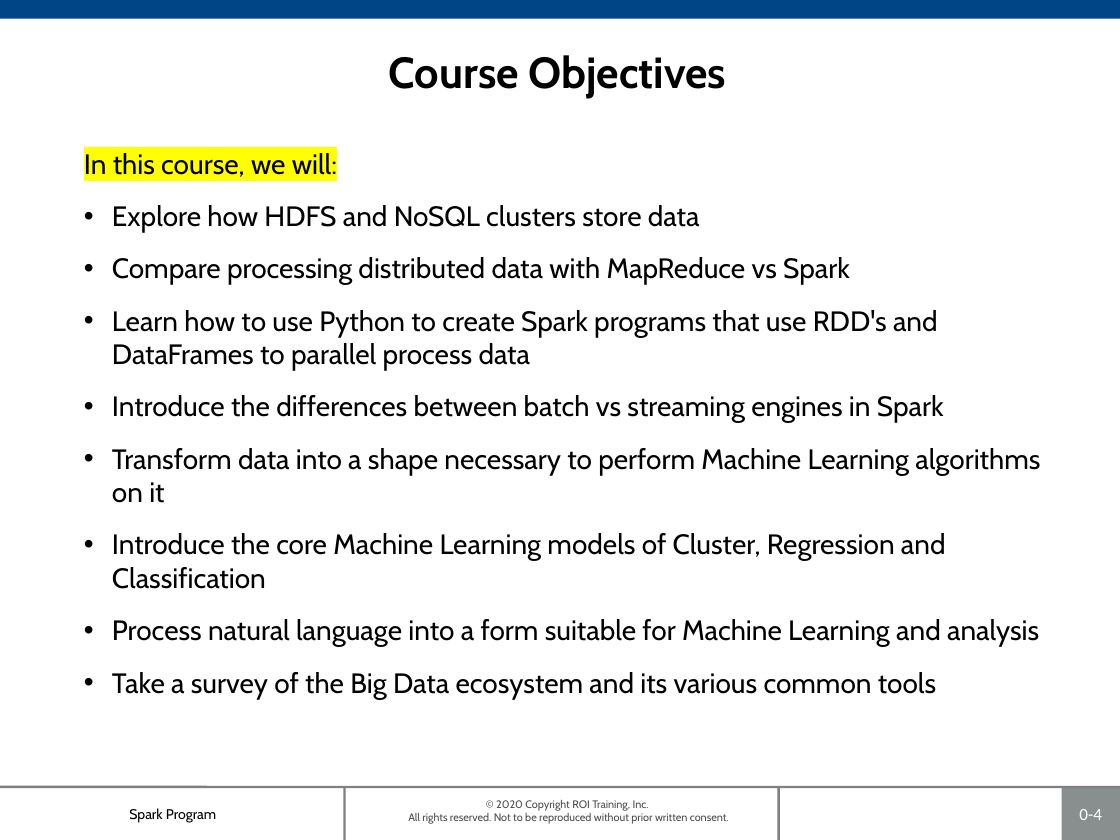
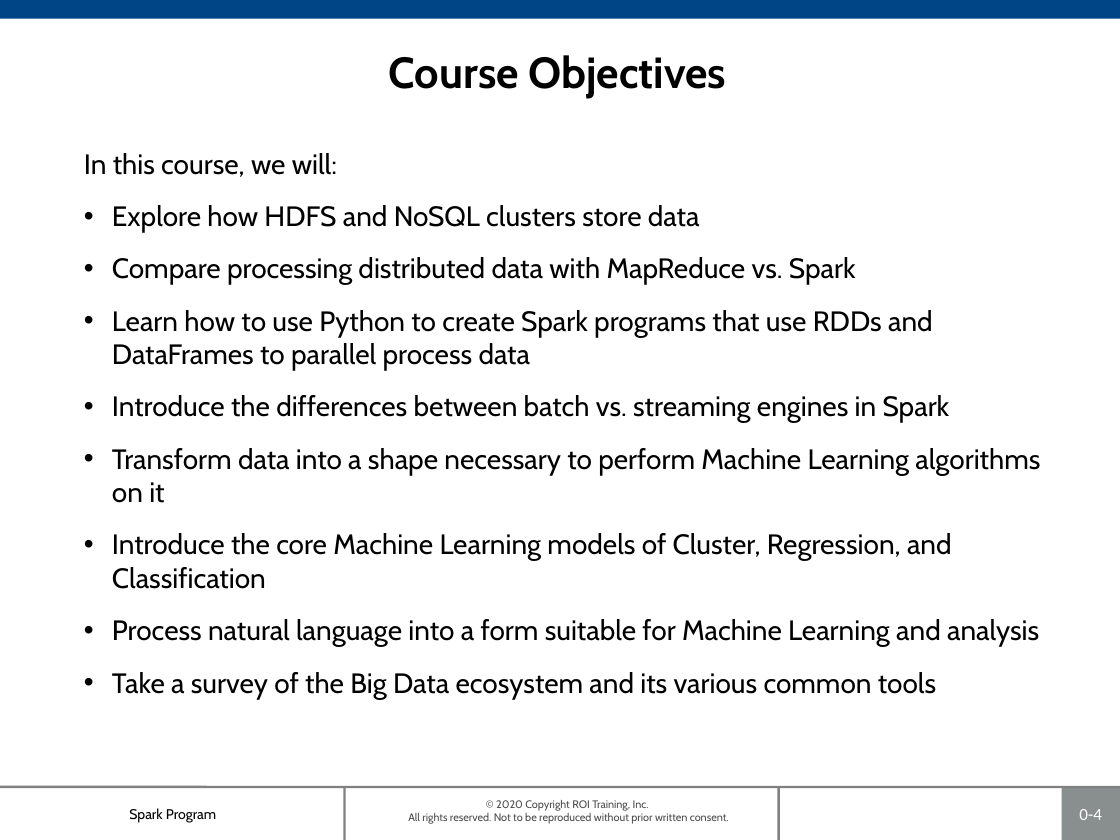
Before and after one commit to roitraining/SparkProgram, a slide deck: slide 4 of Day1-IntroToSpark/Ch00-Introduction.pptx. Drawn at 1120x840 pixels with LibreOffice and Linux fonts; fonts in the diff are those of the drawing; background and template pictures are left out. Boxes give left, top, right and bottom in pixels: in the first picture for what was removed or moved away, otherwise in the second. Text is boxed around its words. In the diff, an @@ line names an element or a change of style, - is before the commit and + after.

```diff
--- a/Day1-IntroToSpark/Ch00-Introduction.pptx
+++ b/Day1-IntroToSpark/Ch00-Introduction.pptx
@@ text at <box>84,153,337,177</box>: highlight #FFFF00 to none in "In this course, we will:" @@
@@ text at <box>112,257,950,423</box>: text changed @@
-• Compare processing distributed data with MapReduce vs Spark
-• Learn how to use Python to create Spark programs that use RDD's and DataFrames to parallel process data
-• Introduce the differences between batch vs streaming engines in Spark
+• Compare processing distributed data with MapReduce vs. Spark
+• Learn how to use Python to create Spark programs that use RDDs and DataFrames to parallel process data
+• Introduce the differences between batch vs. streaming engines in Spark
@@ text at <box>112,533,952,589</box>: text changed @@
-• Introduce the core Machine Learning models of Cluster, Regression and Classification
+• Introduce the core Machine Learning models of Cluster, Regression, and Classification
```
Also in this commit, not shown: 1 other slide changed, 1 other file.
